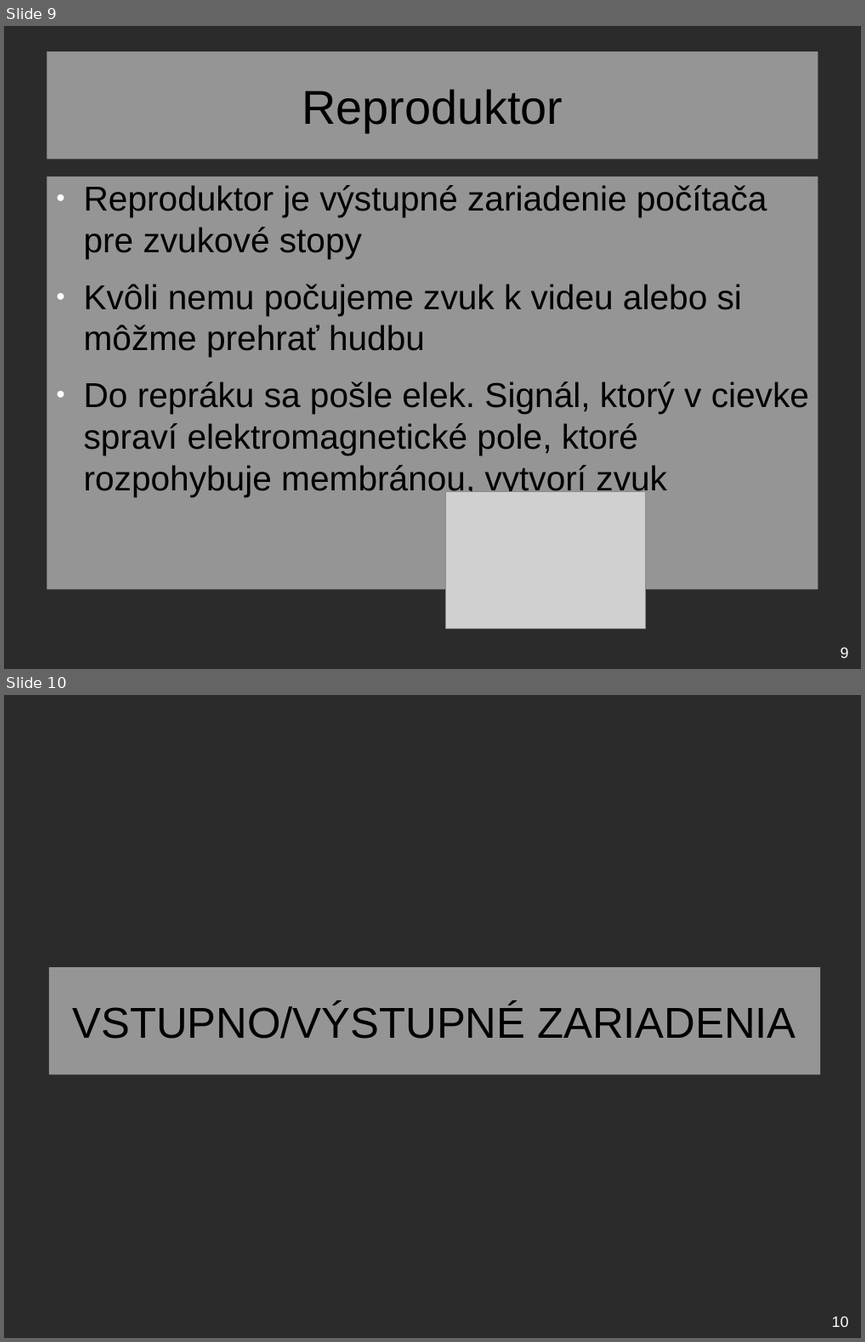
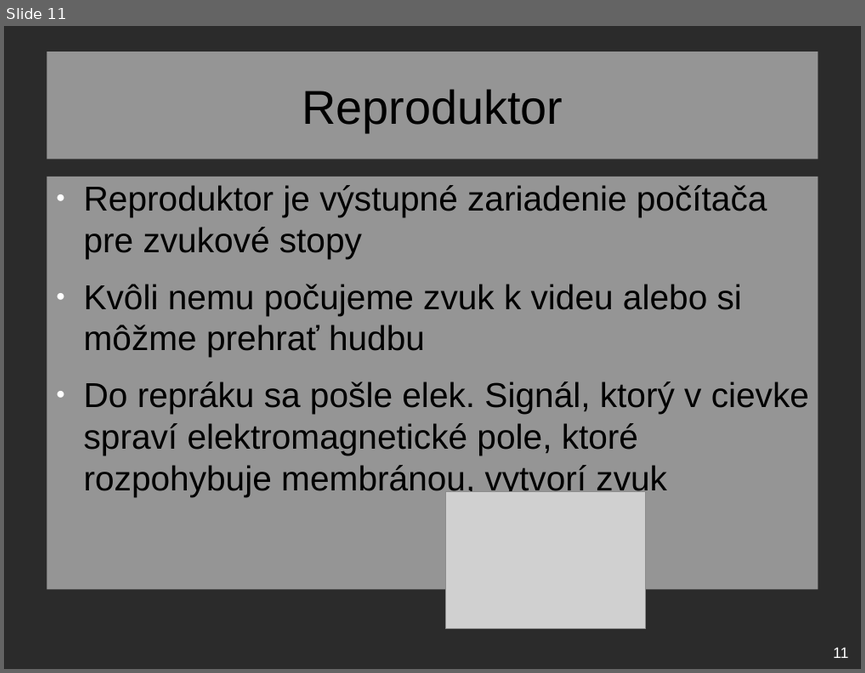
Before and after one commit to ZekoSNB/School, a slide deck: ASW/zariadenia.odp. Shown one above the other, each under a label of ours: slides 9 and 10 before the commit, slide 11 after it. The pictures are 865x1342 and 865x673 pixels, drawn with LibreOffice and Linux fonts; fonts in the diff are those of the drawing; grey boxes stand for pictures; background and template pictures are left out; a plain dark background stands for a picture behind light text. Boxes give left, top, right and bottom in pixels: in the first picture for what was removed or moved away, otherwise in the second. Text is boxed around its words. In the diff, an @@ line names an element or a change of style, - is before the commit and + after.

```diff
--- a/ASW/zariadenia.odp
+++ b/ASW/zariadenia.odp
@@ slide 10 removed at [4,695,861,1338], background picture (left out) @@
@@ title removed at [49,967,820,1074] @@
-VSTUPNO/VÝSTUPNÉ ZARIADENIA
@@ page number removed at [832,1315,849,1327] @@
-10
@@ what was slide 9 is now slide 11 @@
@@ page number at [833,646,848,658]: text changed @@
-9
+11
```
Also in this commit, not shown: 1 slide changed, 6 slides added, 1 other file.
